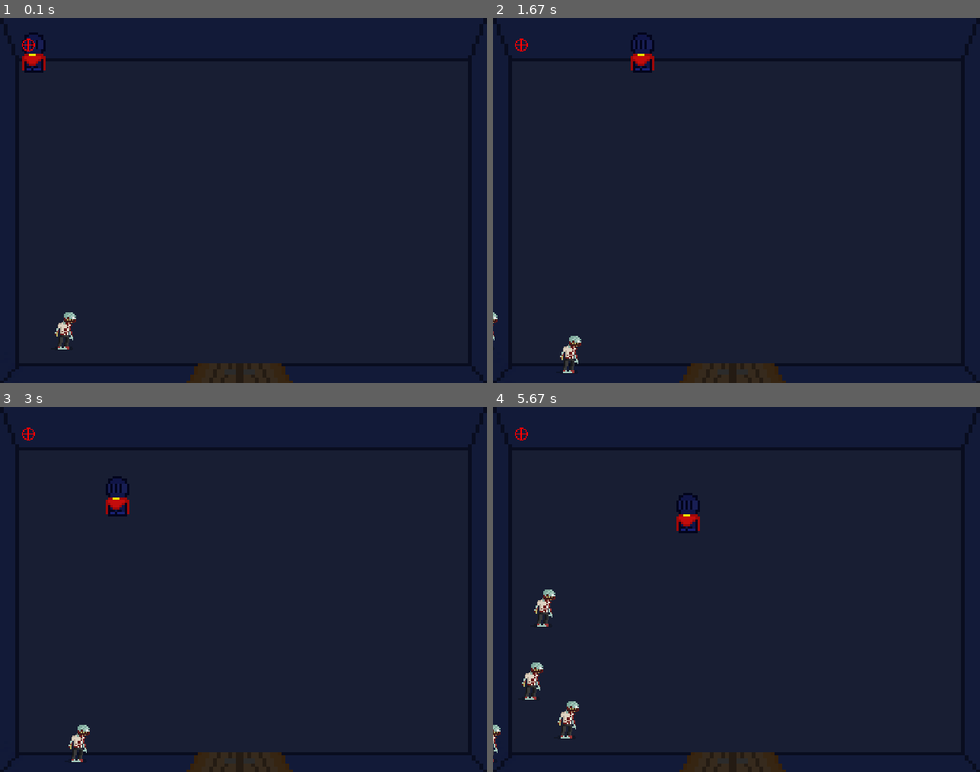
Above: before the commit, frames 1-4 (two rows, left to right).
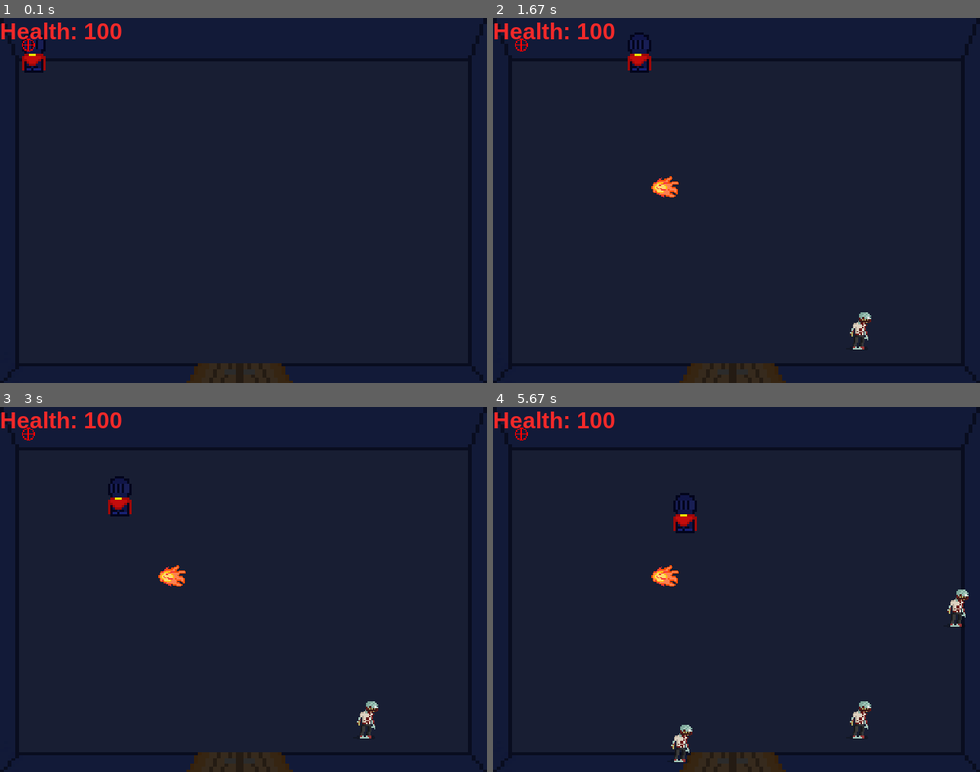
Above: after the commit, the same moments.

Repository: Victor00000000000000/Projeto_Semestral_Introducao_Informatica
Game: pygame game, started from Second_version_With_Classes_Copy_Before_New_Module.py
Same seed, same stepped clock (60 frames per second), same inputs: the game is played once before the commit and once after it.
Inputs (mouse positions are in pixels of both pictures, inside the frame that each line leads up to):
- Up to frame 1 (0.1 s): no input
- Up to frame 2 (1.67 s): press the mouse at (892, 189) at 0.37 s; move the mouse to (814, 207) at 0.47 s; release the mouse at (736, 222) at 0.6 s; hold D 0.67-1.13 s; hold D from 1.5 s (still down)
- Up to frame 3 (3 s): release D at 1.97 s; hold A 2-2.53 s; hold S 2.57-2.87 s; hold A from 2.9 s (still down)
- Up to frame 4 (5.67 s): release A at 3.3 s; hold W 3.33-3.7 s; hold D 3.73-4.37 s; hold S 4.4-4.77 s; hold A 4.8-5.27 s; hold D from 5.3 s (still down)

The runs differ from the first frame. In frame 1, 0.8% of the frame differs, in the area x 0-25%, y 1-91%; in frame 2, 1.6%; in frame 3, 1.5%; in frame 4, 2.5%, in the area x 0-98%, y 1-98%.

Commit message:
Update 4
Was solved: ghost damage, zombie's spawn, game over and health's screens

Diff:
--- a/ClassesModule.py
+++ b/ClassesModule.py
@@ -4,9 +4,9 @@
 import random as r
 pygame.init()
 
-#Shoot's settings
-shoot_sound = pygame.mixer.Sound(r"C:\Users\home\Desktop\Victor\UFSC\Pygame teste\Data\Áudios\Spells\Shoot_sound\shot converter.mp3")
-shoot_sound.set_volume(1.0)
+###Shoot's settings
+##shoot_sound = pygame.mixer.Sound(r"C:\Users\home\Desktop\Victor\UFSC\Pygame teste\Data\Áudios\Spells\Shoot_sound\shot converter.mp3")
+##shoot_sound.set_volume(1.0)
 
 class Aim(pygame.sprite.Sprite):
     def __init__(self, *groups):
@@ -23,18 +23,6 @@
                 self.rect.x = mouse_coordenates[0]
                 self.rect.y = mouse_coordenates[1]
 
-class Bullet(pygame.sprite.Sprite):
-     def __init__(self, *groups):
-        super().__init__(*groups)
-        elf.image = pygame.image.load(r"C:\Users\home\Desktop\Victor\UFSC\Projeto_Semestral_Introducao_Informatica\Data\Imagens\fireball.png")
-        self.rect = pygame.Rect(0, 0, 23, 17)
-        self.image = pygame.transform.scale(self.image, (50, 50))
-
-##    def update(self, *args):
-##        pass
-
-
-
 class Zombie(pygame.sprite.Sprite):
     def __init__(self, *groups):
         super().__init__(*groups)
@@ -47,10 +35,10 @@
 
         self.health = 10
 
-        self.timer = 0
-    def update(self, *arg):
-        self.timer += 0.1
-        self.rect.x = 10 + m.sin(self.timer) * 100
+##        self.timer = 0
+##    def update(self, *arg):
+##        self.timer += 0.1
+##        self.rect.x = 10 + m.sin(self.timer) * 100
 
         if self.health <= 0:
             self.kill()
@@ -99,6 +87,14 @@
         if self.rect.left < 0:
             self.rect.left = 0
 
+class Bullet(pygame.sprite.Sprite):
+     def __init__(self, *groups):
+        super().__init__(*groups)
+        self.image = pygame.image.load(r"C:\Users\home\Desktop\Victor\UFSC\Projeto_Semestral_Introducao_Informatica\Data\Imagens\fireball.png")
+        self.rect = pygame.Rect(200, 200, 23, 17)
+        self.image = pygame.transform.scale(self.image, (50, 50))
+
+        #OBS: o comando MOUSEDOWN para disparar deve ser programado no arquivo main, mas as coordenadas da Bullet serão programadas dentro da classe
 
 class Background(pygame.sprite.Sprite):
     def __init__(self, *groups):
--- a/Second_version_With_Classes_Copy_Before_New_Module.py
+++ b/Second_version_With_Classes_Copy_Before_New_Module.py
@@ -1,7 +1,7 @@
 import pygame
 from pygame.locals import *
 from sys import exit
-from ClassesModule import Knight, Zombie, Aim, Background
+from ClassesModule import Knight, Zombie, Aim, Background, Bullet
 from random import random
 
 pygame.init()
@@ -21,6 +21,8 @@
 
 #SysFont's settings:
 fonte = pygame.font.SysFont("arial", 12, True, False)
+fonte_end_game = pygame.font.SysFont("arial", 50, True, False)
+fonte_health_knight = pygame.font.SysFont("arial", 30, True, False)
 
 #Rect's settings
 ret = pygame.Rect(50, 50, 100, 100)
@@ -28,6 +30,7 @@
 #Group's settings
 drawGroup = pygame.sprite.Group()
 zombieGroup = pygame.sprite.Group()
+bulletGroup = pygame.sprite.Group()
 
 #Sprite's settings
 
@@ -42,43 +45,66 @@
 
 #Clock's settings:
 clock = pygame.time.Clock()
+
+#Declarando obejtos de classes:
 background = Background(drawGroup)
 knight = Knight(drawGroup)
-sponge_bob = Zombie(drawGroup)
-zombie_borner = 0.7
+zombie_borner = 0.7 #Porcentagem de chance de spawn da Zombie
 timer = 0
 aim = Aim(drawGroup)
+
+game_over = False
+
 while True:
     clock.tick(60) # Define a quantidade de fps (60 fps
     mensage_health_knight = f"Health: {knight.health}" # Mensagem de vida do Knight
-    texto_formatado_health = fonte.render(mensage_health_knight, True, color_text_health_knight) #Formatação da mensagem de vida do knight
-    tela.blit(texto_formatado_health, (0, 0)) # Desenha o texto de vida do Knight
-
-    texto_formatado_game_over = fonte.render("GAME OVER", True, color_text_end_game)
+    texto_formatado_health = fonte_health_knight.render(mensage_health_knight, True, color_text_health_knight) #Formatação da mensagem de vida do knight
+    texto_formatado_game_over = fonte_end_game.render("GAME OVER", True, color_text_end_game)
 
     for event in pygame.event.get():
         if event.type == QUIT: #QUIT ao clicar X
             pygame.quit()
             exit()
 
-    timer+=1
-    if timer > 30:# Gerador de Zombie's objects a cada 30 frames e com 30% de chance de spawn
-        timer = 0
-        if random() > zombie_borner:
-            newZombie = Zombie(drawGroup, zombieGroup)
+        if event.type == MOUSEBUTTONDOWN and not game_over:
+            newBullet = Bullet(drawGroup, bulletGroup)
+
+    if not game_over: #logic game execution
+
+        #Spawner
+        timer+=1
+        if timer > 30:# Gerador de Zombie's objects a cada 30 frames e com 30% de chance de spawn
+            timer = 0
+            if random() > zombie_borner:
+                newZombie = Zombie(drawGroup, zombieGroup)
+
+        #BULLET:
 
 
-        collision = pygame.sprite.spritecollide(knight, zombieGroup, False)# COLISÃO DOS ZOMBIES COM O KNIGHT
-        if collision:
+        #Collisions:
+        collision_knight_zombies = pygame.sprite.spritecollide(knight, zombieGroup, False)# COLISÃO DOS ZOMBIES COM O KNIGHT
+        if collision_knight_zombies:
             knight.health -= 5
-            print(knight.health)
+
+        collision_zombies_bullet = pygame.sprite.groupcollide(zombieGroup, bulletGroup, False, True)
+        if collision_zombies_bullet:
+            newZombie.health -= 5
 
 
-        if knight.health <= 0: #TELA DE GAME OVER
-            tela.blit(texto_formatado_game_over, (320, 240))
-            print("A vida é <= 0")
 
 
-    drawGroup.update()
-    drawGroup.draw(tela)
+
+        #End game Cases:
+
+        drawGroup.draw(tela)
+        if knight.health <= 0: #TELA DE GAME OVER
+            tela.blit(texto_formatado_game_over, (200, 200))
+            print("A vida é <= 0")
+            game_over = True
+
+        #Status do knight:
+        tela.blit(texto_formatado_health, (0, 0)) # Desenha o texto de vida do Knight
+
+        drawGroup.update()
+
     pygame.display.update()
